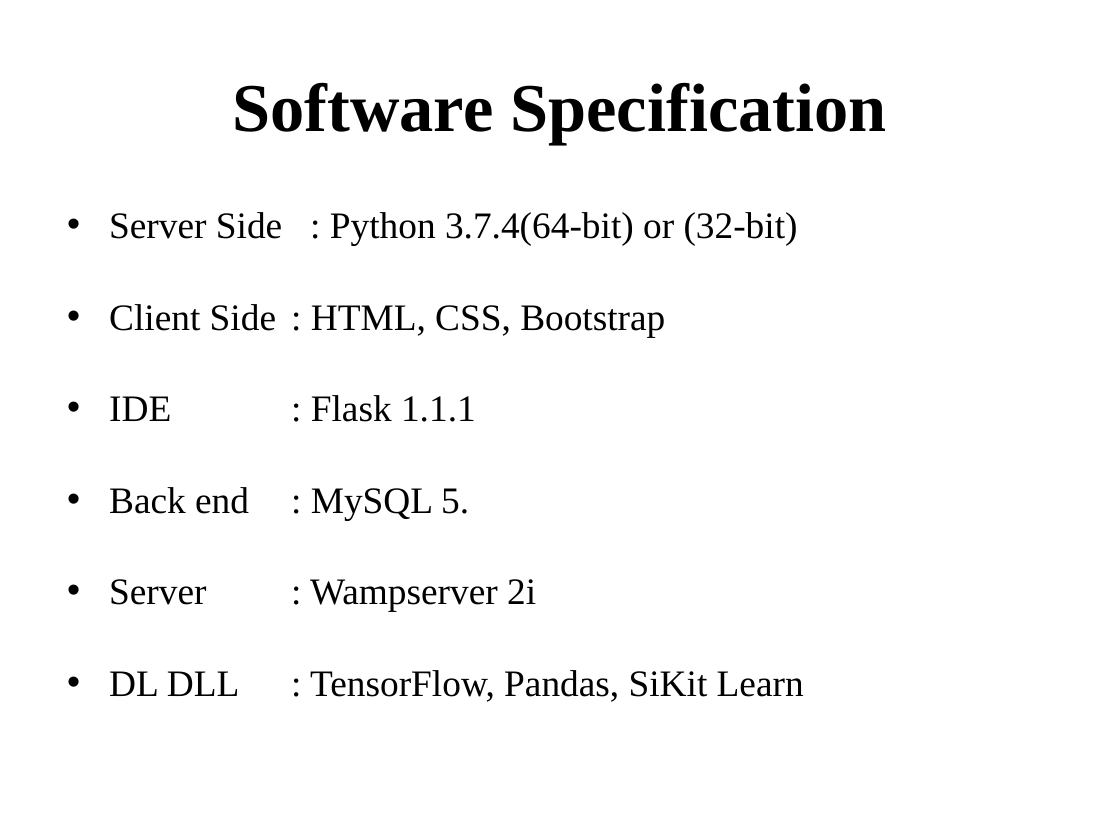
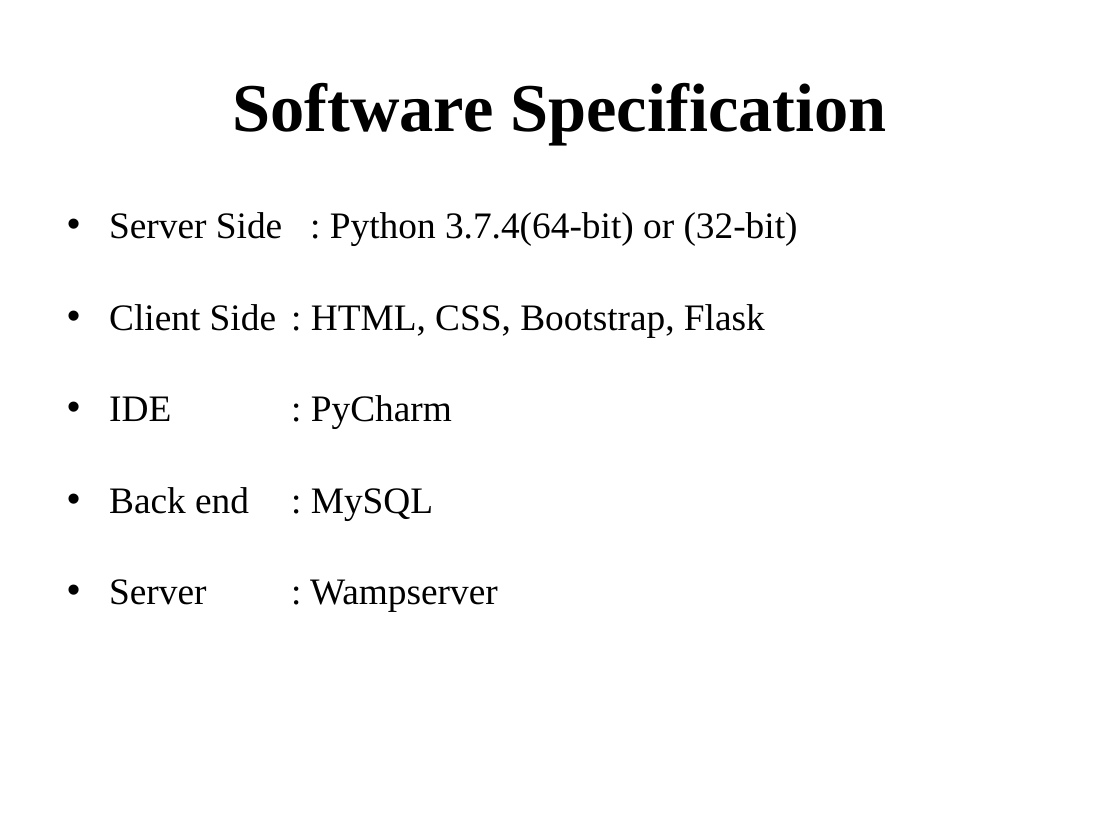
Before and after one commit to VarunKrishnanV/multi-disease-prediciton, a slide deck: slide 12 of others/ppt/finalPPT.pptx (slide 13 before the commit). Drawn at 1120x840 pixels with LibreOffice and Linux fonts; fonts in the diff are those of the drawing. Boxes give left, top, right and bottom in pixels: in the first picture for what was removed or moved away, otherwise in the second. Text is boxed around its words. In the diff, an @@ line names an element or a change of style, - is before the commit and + after.

```diff
--- a/others/ppt/finalPPT.pptx
+++ b/others/ppt/finalPPT.pptx
@@ text at [109, 304, 765, 611]: text changed @@
-• Client Side : HTML, CSS, Bootstrap
-• IDE : Flask 1.1.1
-• Back end : MySQL 5.
-• Server : Wampserver 2i
-• DL DLL : TensorFlow, Pandas, SiKit Learn
+• Client Side : HTML, CSS, Bootstrap, Flask
+• IDE : PyCharm
+• Back end : MySQL
+• Server : Wampserver
```
Also in this commit, not shown: 1 other slide changed, 3 slides removed, 11 other files.
